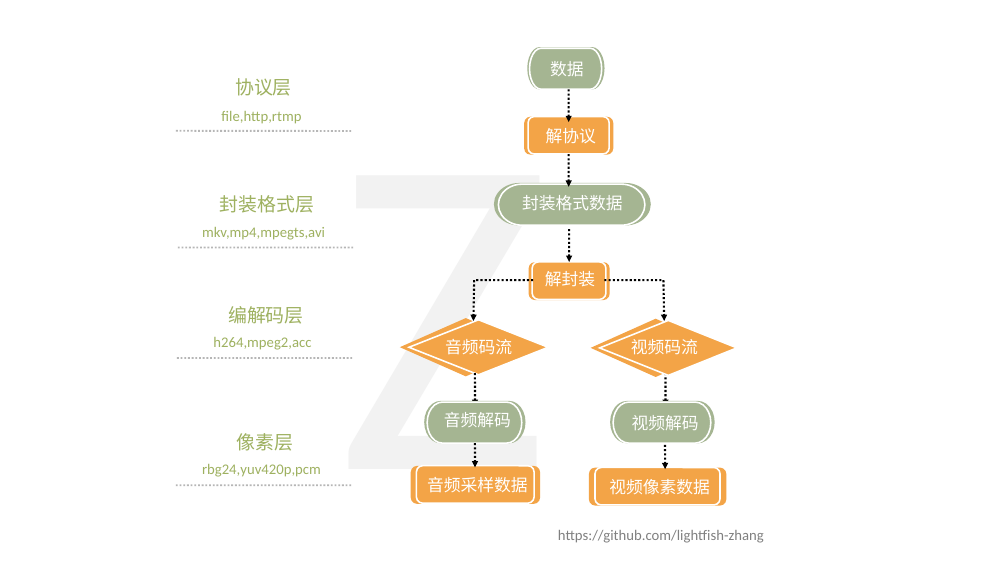
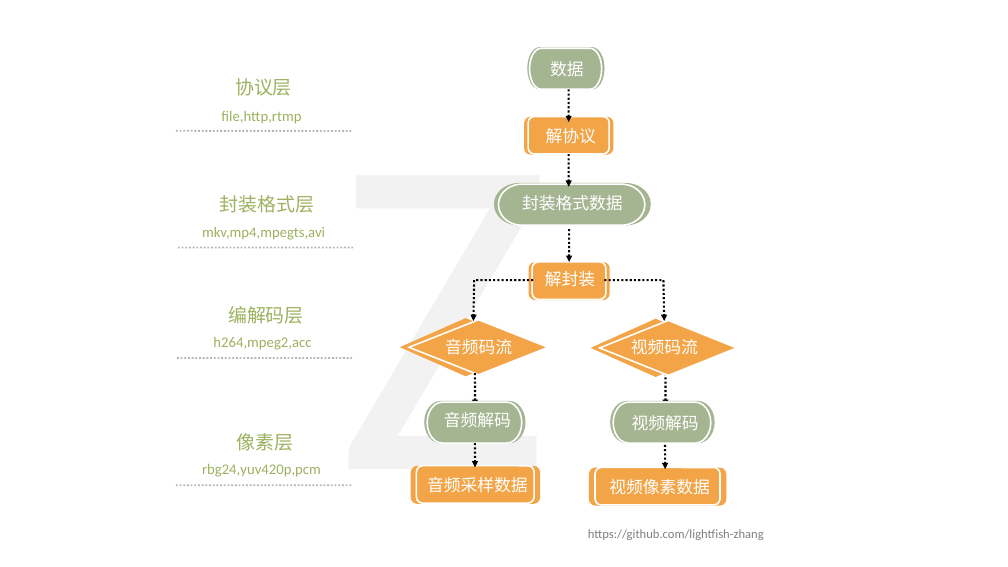
Before and after one commit to lightfish-zhang/mpegUtil, a slide deck: slide 3 of doc/mind.pptx. Drawn at 1008x567 pixels with LibreOffice and Linux fonts; fonts in the diff are those of the drawing. Boxes give left, top, right and bottom in pixels: in the first picture for what was removed or moved away, otherwise in the second. Text is boxed around its words. In the diff, an @@ line names an element or a change of style, - is before the commit and + after.

```diff
--- a/doc/mind.pptx
+++ b/doc/mind.pptx
@@ text "https://github.com/lightfish-zhang" at (588,529,764,540): size 14 to 12 pt @@
```
Also in this commit, not shown: 1 other file.
